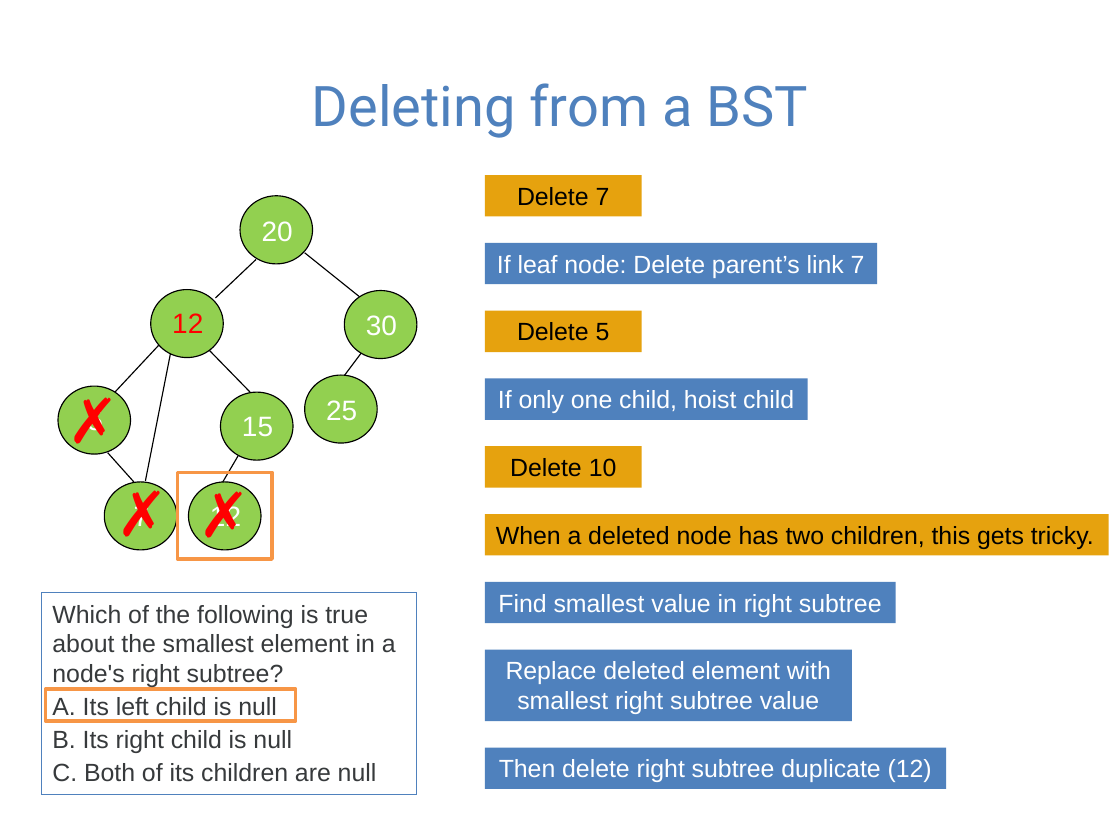
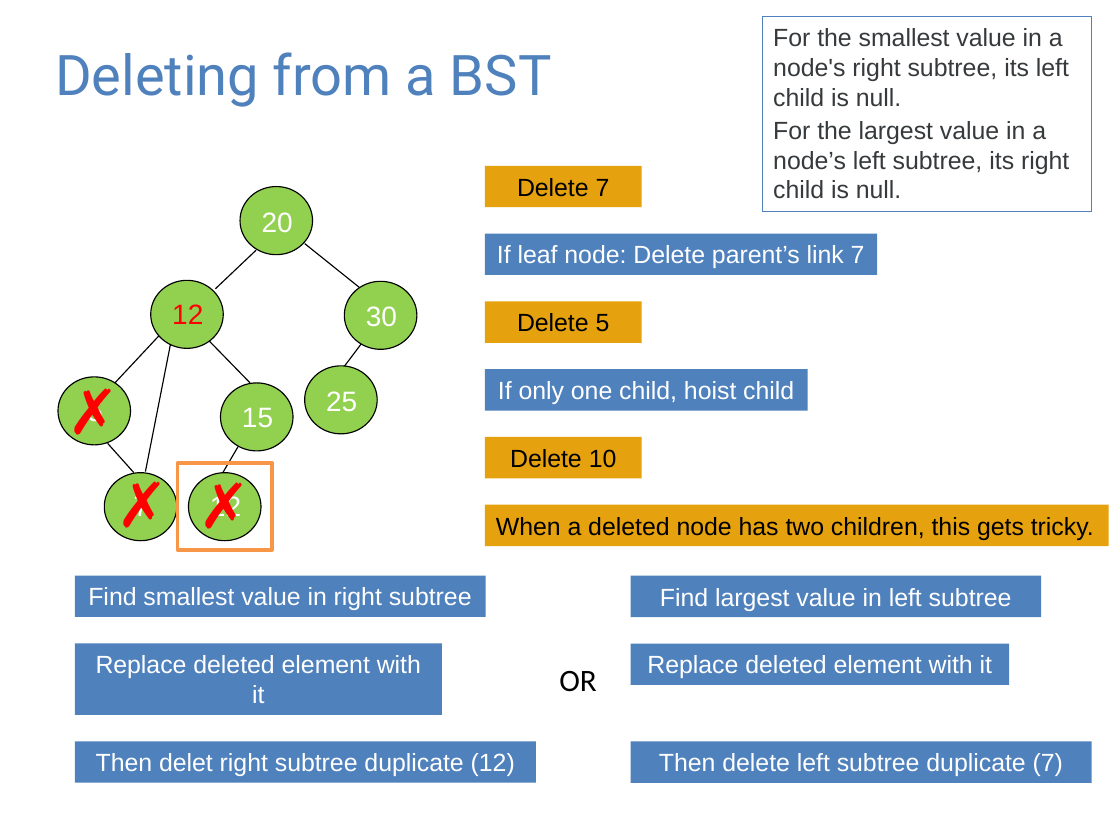
Before and after one commit to guhofstra/CSC111Fa25, a slide deck: slide 29 of PPTs/Lecture 8-binary search tree and trie.pptx (slide 27 before the commit). Drawn at 1120x840 pixels with LibreOffice and Linux fonts; fonts in the diff are those of the drawing. Boxes give left, top, right and bottom in pixels: in the first picture for what was removed or moved away, otherwise in the second. Text is boxed around its words. In the diff, an @@ line names an element or a change of style, - is before the commit and + after.

```diff
--- a/PPTs/Lecture 8-binary search tree and trie.pptx
+++ b/PPTs/Lecture 8-binary search tree and trie.pptx
@@ title "Deleting from a BST": place and size @@
-title "Deleting from a BST" at bbox=[312, 83, 808, 138]
+title "Deleting from a BST" at bbox=[55, 52, 551, 107]
@@ rectangle "For the smallest value in ...": place and size @@
-rectangle "For the smallest value in ..." at bbox=[41, 592, 417, 794]
+rectangle "For the smallest value in ..." at bbox=[763, 16, 1092, 211]
@@ text in rectangle at bbox=[773, 28, 1069, 199]: text changed @@
-Which of the following is true about the smallest element in a node's right subtree?
-A. Its left child is null
-B. Its right child is null
-C. Both of its children are null
+For the smallest value in a node's right subtree, its left child is null.
+For the largest value in a node’s left subtree, its right child is null.
@@ 16 freeform shapes, 10 rectangles, 9 texts: place and size @@
-16 freeform shapes, 10 rectangles, 9 texts at bbox=[57, 175, 1109, 560]
+16 freeform shapes, 10 rectangles, 9 texts at bbox=[57, 166, 1109, 550]
@@ rectangle added at bbox=[631, 576, 1042, 617], fill #4F81BD, 16 pt, text #FFFFFF @@
+Find largest value in left subtree
@@ 3 rectangles: place and size @@
-3 rectangles at bbox=[485, 581, 946, 788]
+3 rectangles at bbox=[75, 576, 536, 783]
@@ text in rectangle at bbox=[96, 655, 421, 703]: text changed @@
-Replace deleted element with smallest right subtree value
+Replace deleted element with it
@@ rectangle added at bbox=[631, 644, 1009, 685], fill #4F81BD, 16 pt, text #FFFFFF @@
+Replace deleted element with it
@@ rectangle removed at bbox=[46, 689, 296, 721] @@
@@ text added at bbox=[559, 670, 596, 692], 20 pt, text #000000 @@
+OR
@@ rectangle added at bbox=[631, 741, 1092, 783], fill #4F81BD, 16 pt, text #FFFFFF @@
+Then delete left subtree duplicate (7)
@@ text in rectangle at bbox=[96, 753, 515, 776]: text changed @@
-Then delete right subtree duplicate (12)
+Then delet right subtree duplicate (12)
```
Also in this commit, not shown: 4 other slides changed, 10 slides added, 42 other files.
